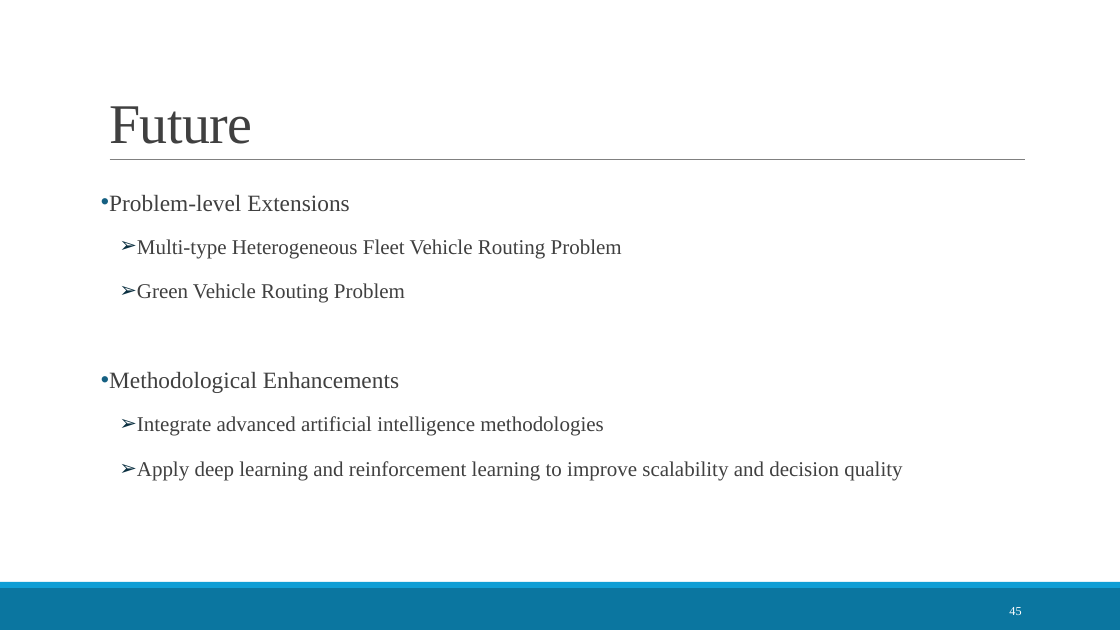
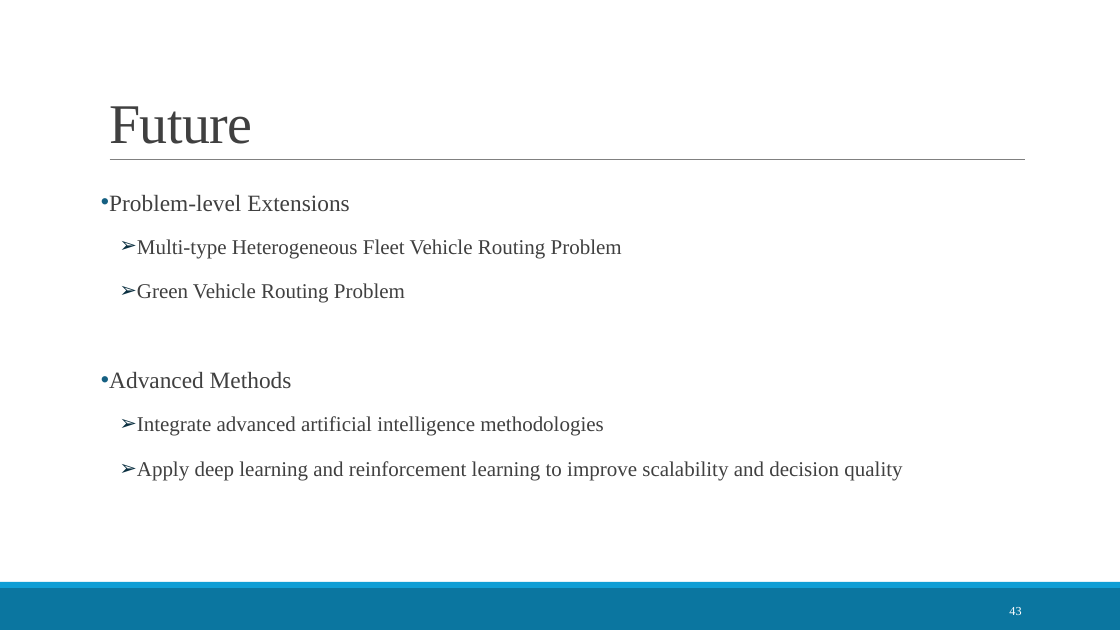
Before and after one commit to LloydGain/114_NTUT_Thesis, a slide deck: slide 43 of docs/thesis/114_楊宏傑_口試簡報.pptx (slide 45 before the commit). Drawn at 1120x630 pixels with LibreOffice and Linux fonts; fonts in the diff are those of the drawing. Boxes give left, top, right and bottom in pixels: in the first picture for what was removed or moved away, otherwise in the second. Text is boxed around its words. In the diff, an @@ line names an element or a change of style, - is before the commit and + after.

```diff
--- a/docs/thesis/114_楊宏傑_口試簡報.pptx
+++ b/docs/thesis/114_楊宏傑_口試簡報.pptx
@@ text at [109, 372, 292, 388]: text changed @@
-• Methodological Enhancements
+• Advanced Methods
@@ page number at [1009, 607, 1021, 615]: text changed @@
-45
+43
```
Also in this commit, not shown: 9 other slides changed, 1 slide added, 3 slides removed.
